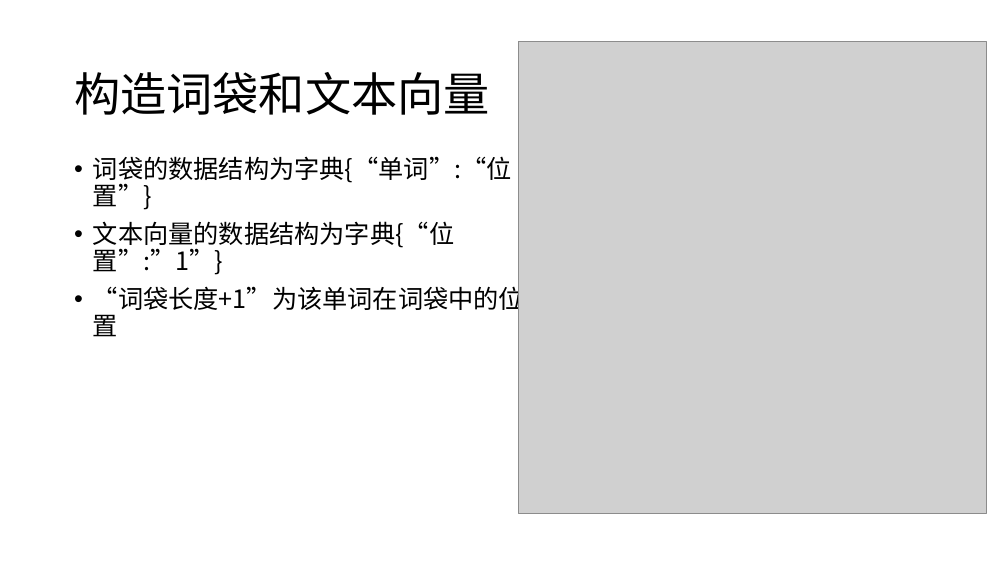
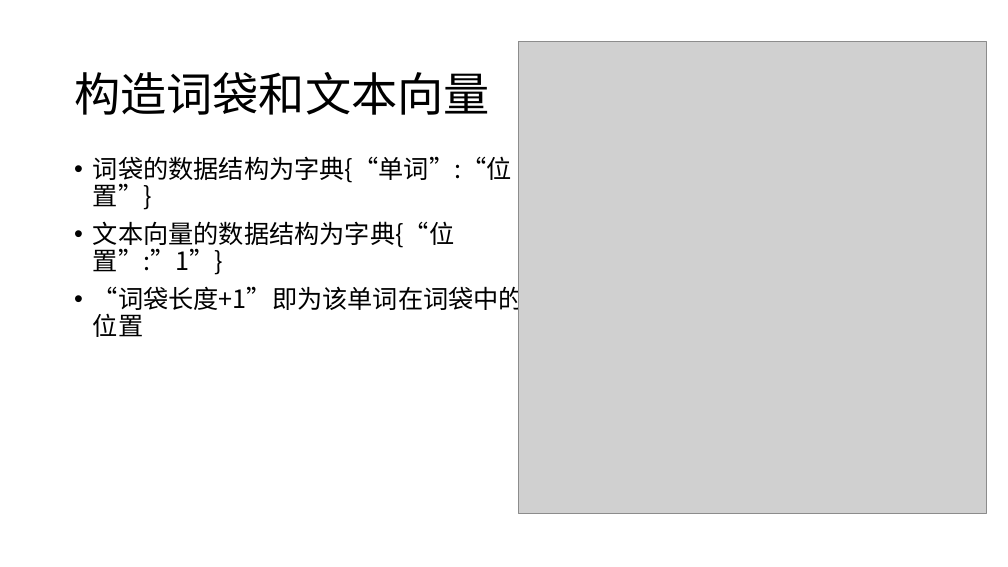
Before and after one commit to TransformersWsz/knn_csa, a slide deck: slide 4 of KNN中文情感分类.pptx. Drawn at 1008x567 pixels with LibreOffice and Linux fonts; fonts in the diff are those of the drawing; grey boxes stand for pictures. Boxes give left, top, right and bottom in pixels: in the first picture for what was removed or moved away, otherwise in the second. Text is boxed around its words. In the diff, an @@ line names an element or a change of style, - is before the commit and + after.

```diff
--- a/KNN中文情感分类.pptx
+++ b/KNN中文情感分类.pptx
@@ text at <box>93,282,524,337</box>: text changed @@
-• “词袋长度+1”为该单词在词袋中的位置
+• “词袋长度+1”即为该单词在词袋中的位置
```
Also in this commit, not shown: 4 slides added, 4 other files.
